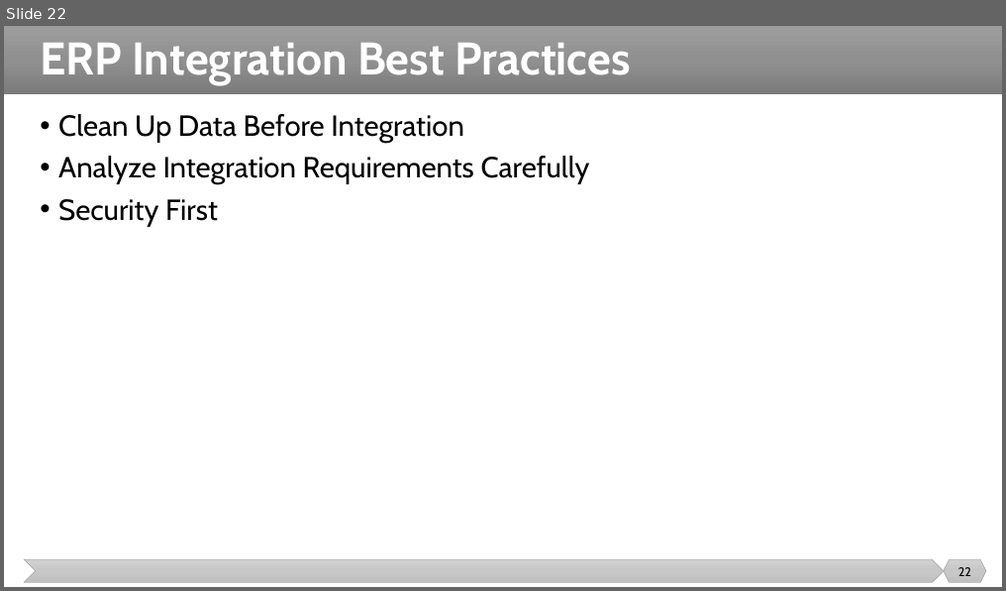
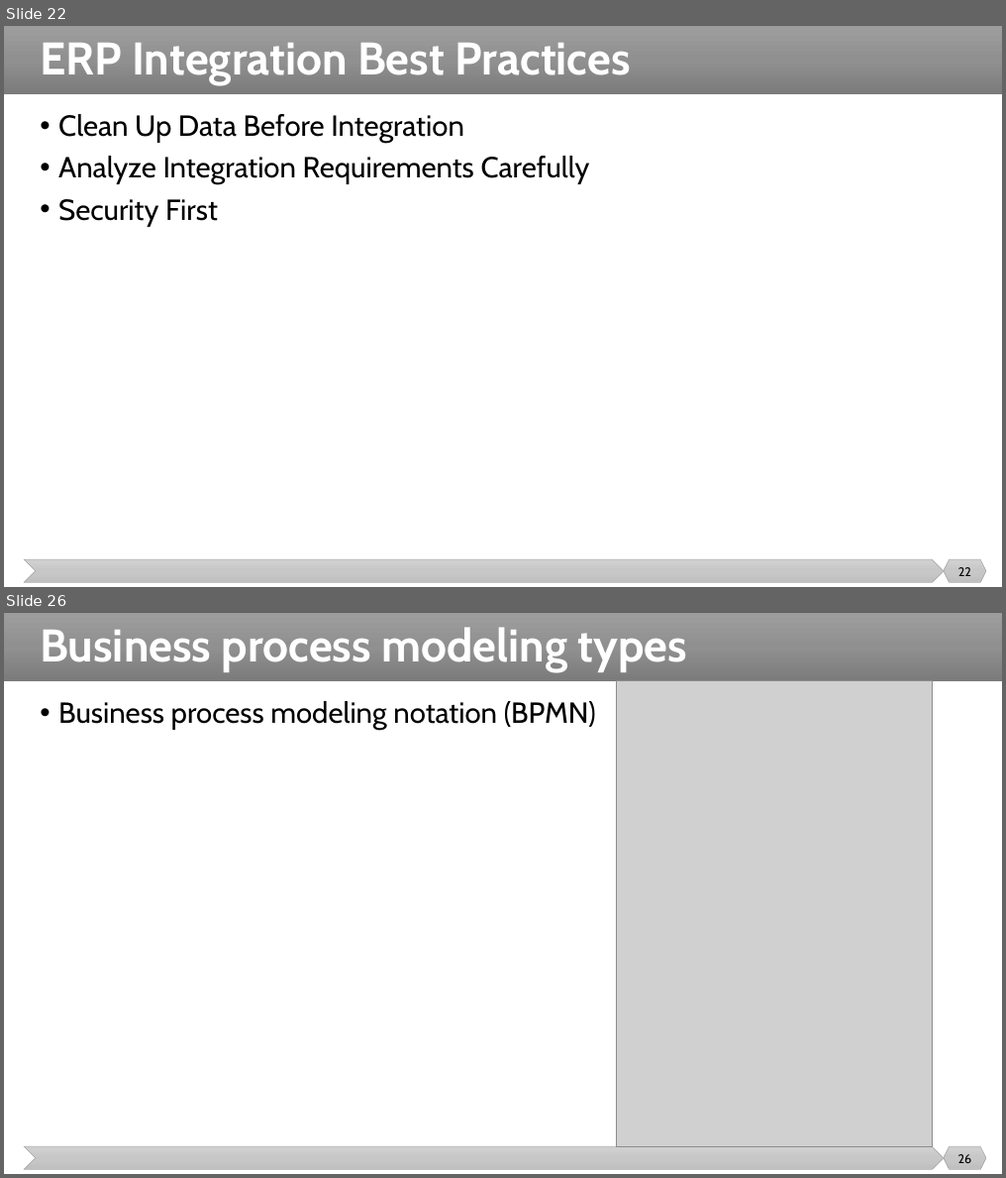
Before and after one commit to malenezi/malenezi, a slide deck: SE495/Lectures/3-ERP/ERP.pptx. Shown one above the other, each under a label of ours: slide 22 before the commit, slides 22 and 26 after it; the slides between them are not shown. The pictures are 1006x591 and 1006x1178 pixels, drawn with LibreOffice and Linux fonts; fonts in the diff are those of the drawing; grey boxes stand for pictures. Boxes give left, top, right and bottom in pixels: in the first picture for what was removed or moved away, otherwise in the second. Text is boxed around its words. In the diff, an @@ line names an element or a change of style, - is before the commit and + after.

```diff
--- a/SE495/Lectures/3-ERP/ERP.pptx
+++ b/SE495/Lectures/3-ERP/ERP.pptx
@@ slide 26 added at bbox=[4, 613, 1002, 1174], background #FFFFFF; not listed: 3 template elements that a slide beside it also shows @@
@@ title added at bbox=[40, 627, 687, 672], 44 pt, text #FFFFFF, bold @@
+Business process modeling types
@@ text added at bbox=[58, 701, 596, 730], 28 pt, text #000000 @@
+• Business process modeling notation (BPMN)
@@ picture added at bbox=[617, 681, 933, 1148] @@
@@ page number added at bbox=[958, 1155, 972, 1163], 12 pt, text #000000 @@
+26
```
Also in this commit, not shown: 2 slides changed, 12 other slides added, 13 other files.
